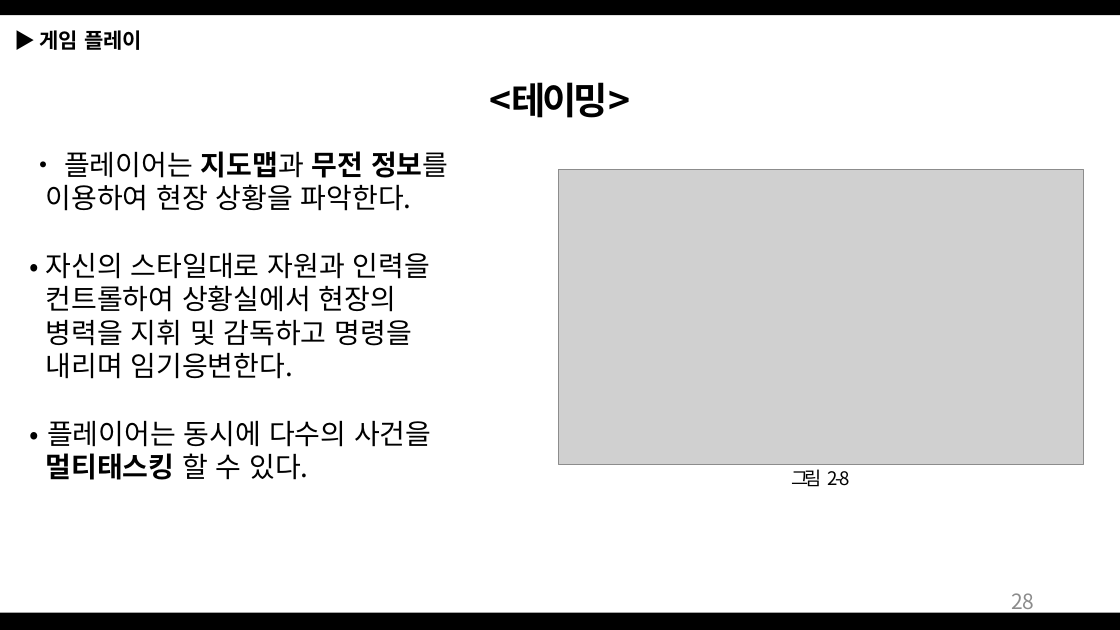
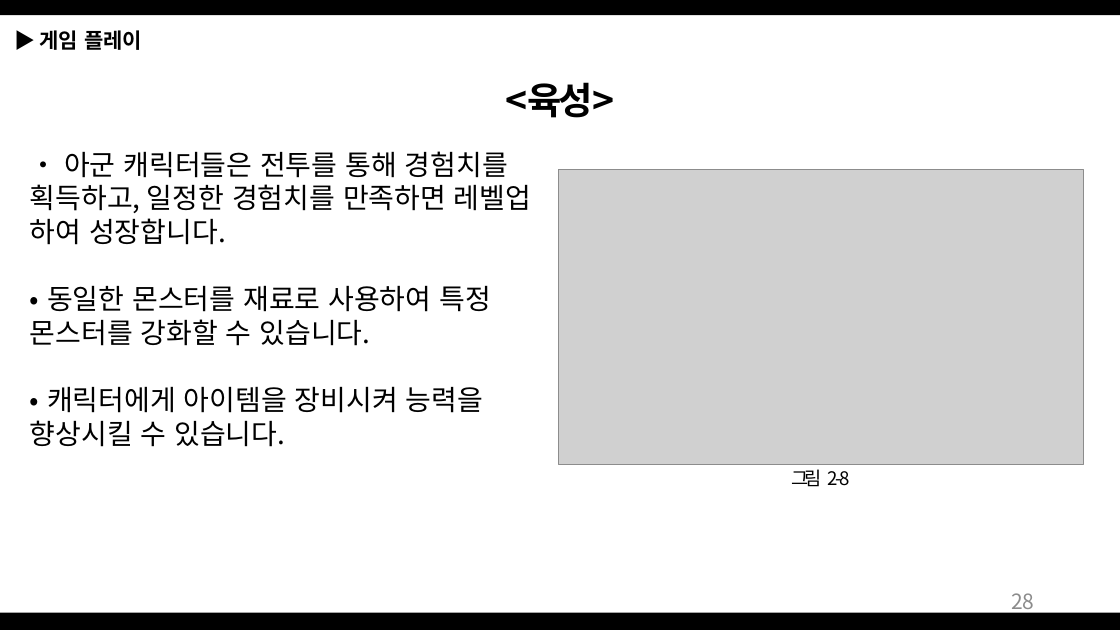
Before and after one commit to Bumizi/GameDesign, a slide deck: slide 28 of 2018 동계방학 기획자 특훈/Dungeon Tamer_190103.pptx. Drawn at 1120x630 pixels with LibreOffice and Linux fonts; fonts in the diff are those of the drawing; grey boxes stand for pictures. Boxes give left, top, right and bottom in pixels: in the first picture for what was removed or moved away, otherwise in the second. Text is boxed around its words. In the diff, an @@ line names an element or a change of style, - is before the commit and + after.

Commit message:
Dungeon Tamer 3차
제안서 3차
-게임 플레이

```diff
--- a/2018 동계방학 기획자 특훈/Dungeon Tamer_190103.pptx
+++ b/2018 동계방학 기획자 특훈/Dungeon Tamer_190103.pptx
@@ text at [505,82,614,118]: text changed @@
-<테이밍>
+<육성>
@@ text at [30,151,531,447]: text changed @@
-• 플레이어는 지도맵과 무전 정보를
-이용하여 현장 상황을 파악한다.
-• 자신의 스타일대로 자원과 인력을
-컨트롤하여 상황실에서 현장의
-병력을 지휘 및 감독하고 명령을
-내리며 임기응변한다.
-• 플레이어는 동시에 다수의 사건을
-멀티태스킹 할 수 있다.
+• 아군 캐릭터들은 전투를 통해 경험치를 획득하고, 일정한 경험치를 만족하면 레벨업 하여 성장합니다.
+• 동일한 몬스터를 재료로 사용하여 특정 몬스터를 강화할 수 있습니다.
+• 캐릭터에게 아이템을 장비시켜 능력을 향상시킬 수 있습니다.
```
Also in this commit, not shown: 12 other slides changed.
